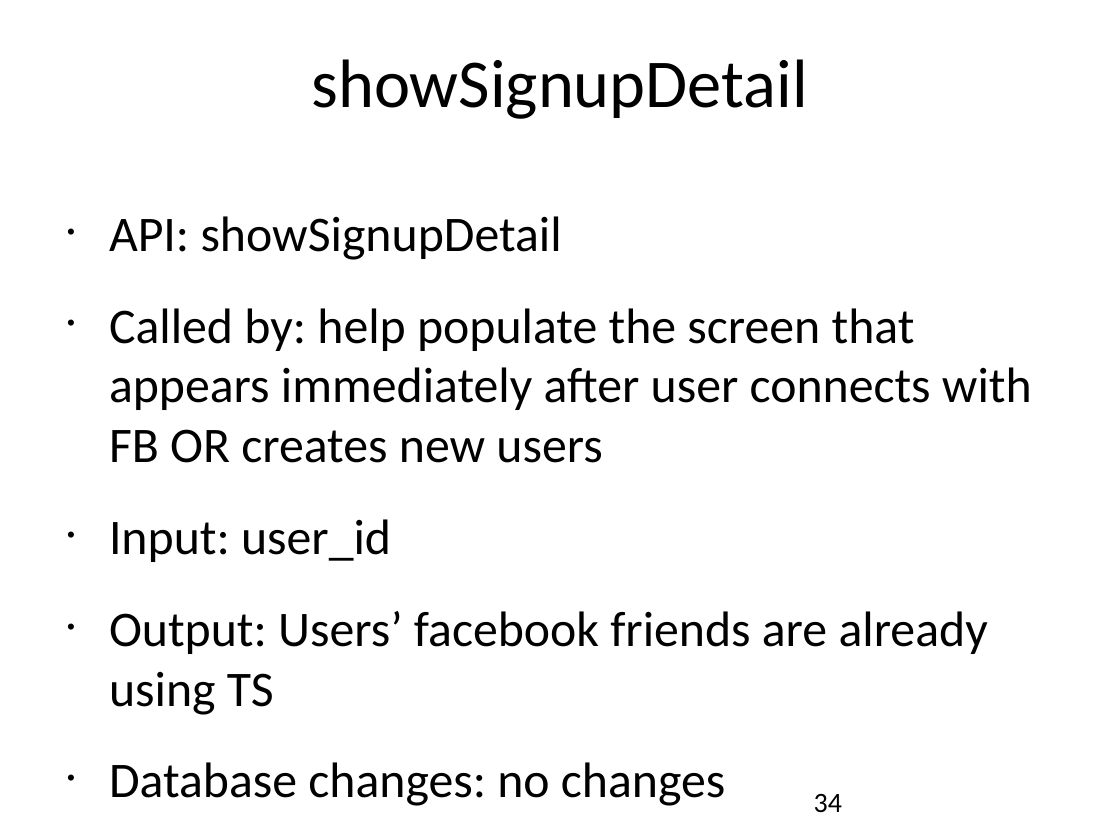
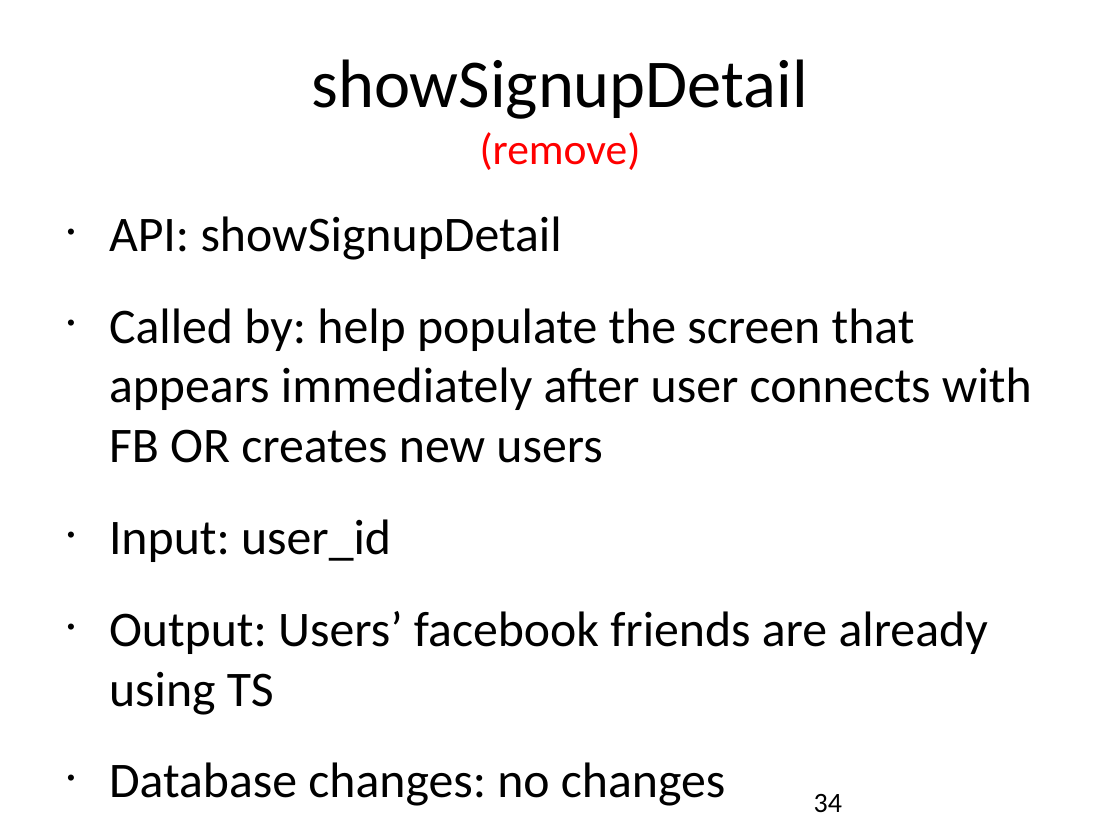
Before and after one commit to catalonia/mob, a slide deck: slide 34 of ws/WS Design Docs/API_Listing.pptx. Drawn at 1120x840 pixels with LibreOffice and Linux fonts; fonts in the diff are those of the drawing. Boxes give left, top, right and bottom in pixels: in the first picture for what was removed or moved away, otherwise in the second. Text is boxed around its words. In the diff, an @@ line names an element or a change of style, - is before the commit and + after.

Commit message:
Source submitSignupDetail and Fix Document
Source code submitSignupDetail and Delete rows is not use in Document
Webservice.

```diff
--- a/ws/WS Design Docs/API_Listing.pptx
+++ b/ws/WS Design Docs/API_Listing.pptx
@@ title at box(311, 59, 807, 170): text changed @@
-showSignupDetail
+showSignupDetail
+(remove)
```
Also in this commit, not shown: 14 other files.
